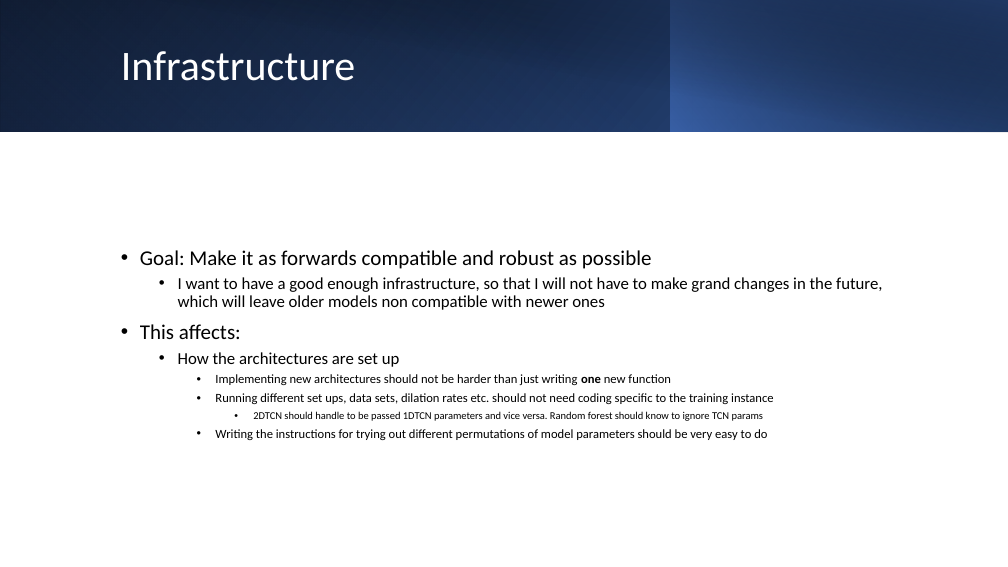
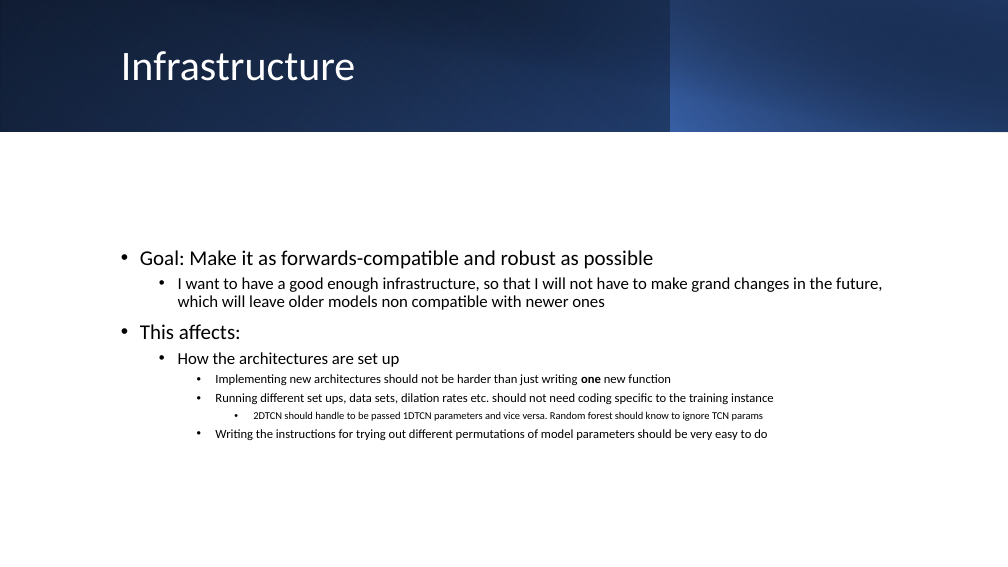
Before and after one commit to sjurmsc/MSC2023, a slide deck: slide 5 of Meeting Presentations/15.09.2022_ML Meeting.pptx (slide 4 before the commit). Drawn at 1008x567 pixels with LibreOffice and Linux fonts; fonts in the diff are those of the drawing. Boxes give left, top, right and bottom in pixels: in the first picture for what was removed or moved away, otherwise in the second. Text is boxed around its words. In the diff, an @@ line names an element or a change of style, - is before the commit and + after.

```diff
--- a/Meeting Presentations/15.09.2022_ML Meeting.pptx
+++ b/Meeting Presentations/15.09.2022_ML Meeting.pptx
@@ text at [140, 250, 654, 269]: text changed @@
-• Goal: Make it as forwards compatible and robust as possible
+• Goal: Make it as forwards-compatible and robust as possible
```
Also in this commit, not shown: 1 slide added, 1 other file.
